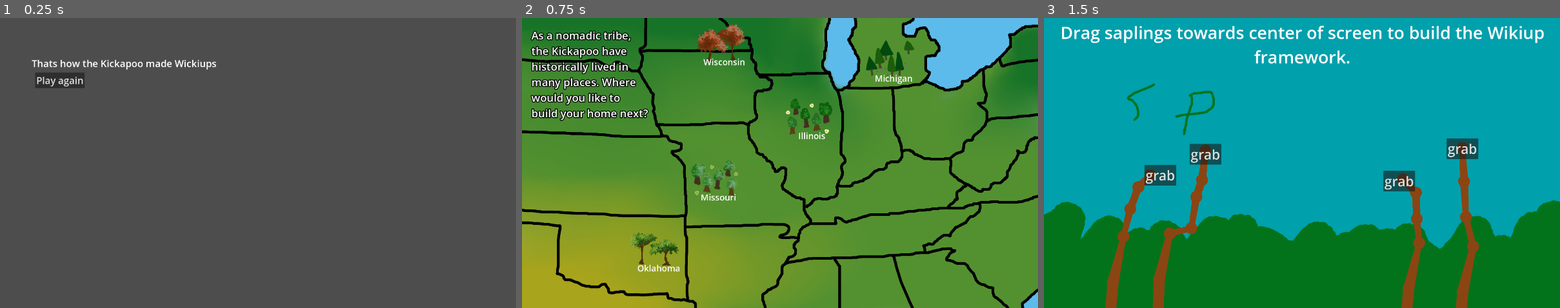
Above: before the commit, frames 1-3 (left to right).
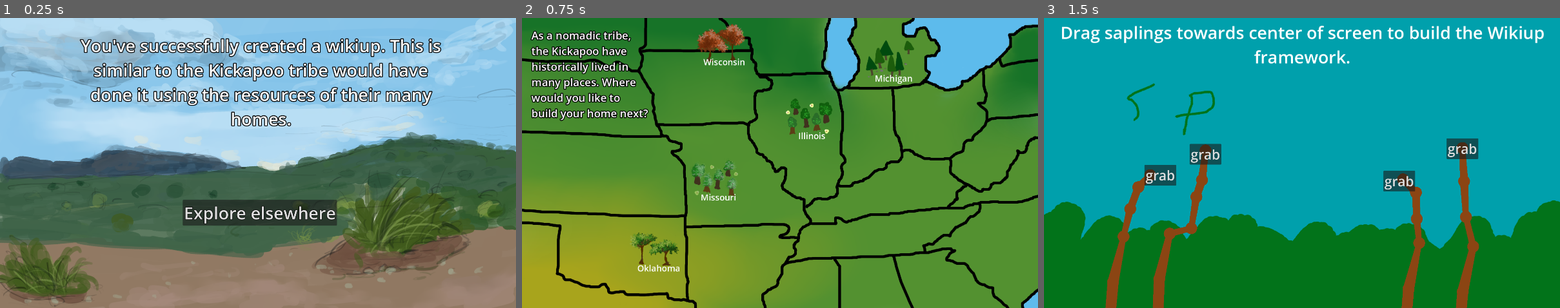
Above: after the commit, the same moments.

Repository: jadicodes/usitcc-hackathon-2025
Game: Godot game, scene res://end_scene.tscn
Two runs of this game, one before a commit and one after it. Both use one fixed random seed, a clock stepped at 60 frames per second and the inputs below. This scene is started directly instead of the project's main scene.
Inputs:
- Up to frame 1 (0.25 s): no input
- Up to frame 2 (0.75 s): click "Play again" (after the commit: "Explore elsewhere") at 0.5 s
- Up to frame 3 (1.5 s): click "Missouri" at 1.25 s

The runs differ from the first frame. In frame 1, 83% of the frame differs, in the area x 0-100%, y 0-100%; in frame 2, nothing differs; in frame 3, nothing differs.

Commit message:
Polish end screen

Diff:
--- a/project/end_scene.tscn
+++ b/project/end_scene.tscn
@@ -1,25 +1,40 @@
-[gd_scene load_steps=2 format=3 uid="uid://1s3kxhldoi3v"]
+[gd_scene load_steps=3 format=3 uid="uid://1s3kxhldoi3v"]
 
-[ext_resource type="Script" uid="uid://bwj14q8l2o543" path="res://end_scene.gd" id="1_3wcc1"]
+[ext_resource type="Script" path="res://end_scene.gd" id="1_3wcc1"]
+[ext_resource type="Texture2D" uid="uid://dbesvbfc1ky8m" path="res://villages/background_Oaklahoma.png" id="2_jvrxn"]
 
 [node name="EndScene" type="Node2D"]
 script = ExtResource("1_3wcc1")
 
+[node name="TextureRect" type="TextureRect" parent="."]
+offset_right = 1920.0
+offset_bottom = 1080.0
+texture = ExtResource("2_jvrxn")
+
 [node name="Label" type="Label" parent="."]
-offset_left = 118.0
-offset_top = 144.0
-offset_right = 424.0
-offset_bottom = 167.0
-theme_override_font_sizes/font_size = 36
-text = "Thats how the Kickapoo made Wickiups"
+offset_left = 289.0
+offset_top = 58.0
+offset_right = 1653.0
+offset_bottom = 510.0
+theme_override_constants/outline_size = 12
+theme_override_font_sizes/font_size = 64
+text = "You've successfully created a wikiup. This is similar to the Kickapoo tribe would have done it using the resources of their many homes."
+horizontal_alignment = 1
+autowrap_mode = 2
 
 [node name="Button" type="Button" parent="."]
-offset_left = 131.0
-offset_top = 203.0
-offset_right = 218.0
-offset_bottom = 234.0
-theme_override_font_sizes/font_size = 36
-text = "Play again"
+anchors_preset = 15
+anchor_right = 1.0
+anchor_bottom = 1.0
+offset_left = 680.0
+offset_top = 677.0
+offset_right = 1254.0
+offset_bottom = 773.0
+grow_horizontal = 2
+grow_vertical = 2
+theme_override_constants/outline_size = 7
+theme_override_font_sizes/font_size = 64
+text = "Explore elsewhere"
 
 [node name="Timer" type="Timer" parent="."]
 wait_time = 20.0
--- a/project/minigames/stage.gd
+++ b/project/minigames/stage.gd
@@ -52,5 +52,6 @@
 	get_tree().change_scene_to_file("res://end_scene.tscn")
 
 
-func _on_hide_suceeded() -> void:
+
+func _on_hide_succeeded() -> void:
 	change_minigame(state.FIREPIT)
--- a/project/minigames/stage.tscn
+++ b/project/minigames/stage.tscn
@@ -24,4 +24,4 @@
 
 [connection signal="succeeded" from="Firepit" to="." method="_on_firepit_succeeded"]
 [connection signal="succeeded" from="Stickbending" to="." method="_on_stickbending_succeeded"]
-[connection signal="suceeded" from="Hide" to="." method="_on_hide_suceeded"]
+[connection signal="succeeded" from="Hide" to="." method="_on_hide_succeeded"]
